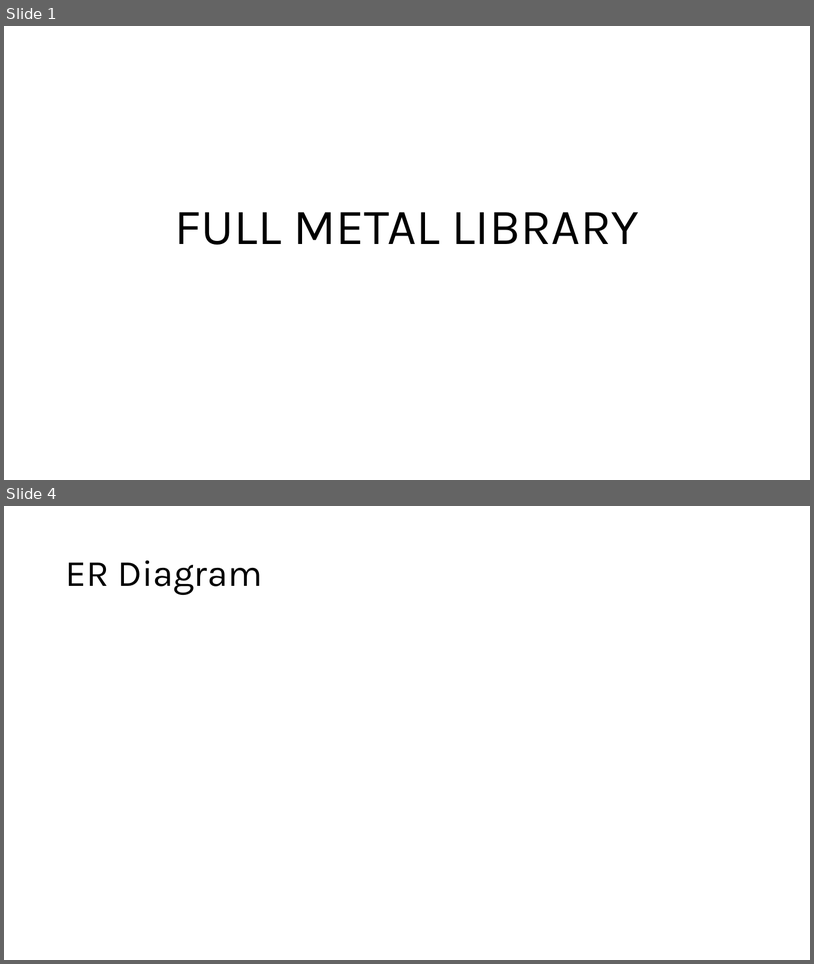
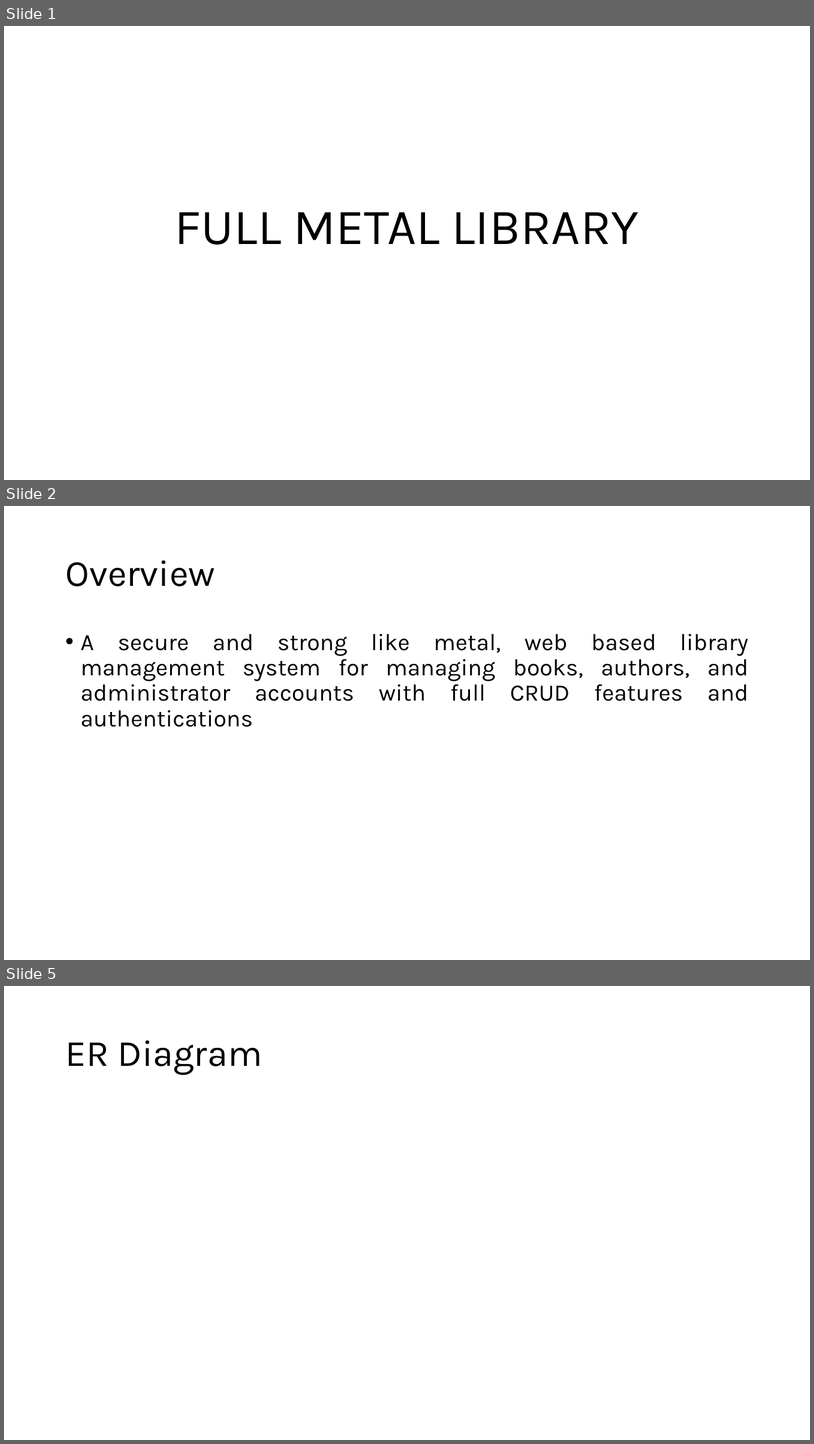
Before and after one commit to DavidSushames/LibraryApp, a slide deck: Presentation Slides.pptx. Shown one above the other, each under a label of ours: slides 1 and 4 before the commit, slides 1, 2 and 5 after it; the slides between them are not shown. The pictures are 814x964 and 814x1444 pixels, drawn with LibreOffice and Linux fonts; fonts in the diff are those of the drawing. Boxes give left, top, right and bottom in pixels: in the first picture for what was removed or moved away, otherwise in the second. Text is boxed around its words. In the diff, an @@ line names an element or a change of style, - is before the commit and + after.

```diff
--- a/Presentation Slides.pptx
+++ b/Presentation Slides.pptx
@@ slide 2 added at (x1=4, y1=506, x2=810, y2=960), background #FFFFFF @@
@@ title added at (x1=65, y1=560, x2=215, y2=586), 44 pt, text #000000 @@
+Overview
@@ text added at (x1=81, y1=634, x2=749, y2=727), 28 pt, text #000000 @@
+• A secure and strong like metal, web based library management system for managing books, authors, and administrator accounts with full CRUD features and authentications
@@ what was slide 4 is now slide 5 @@
```
Also in this commit, not shown: 3 slides changed, 3 other slides added, 2 slides removed, 53 other files.
